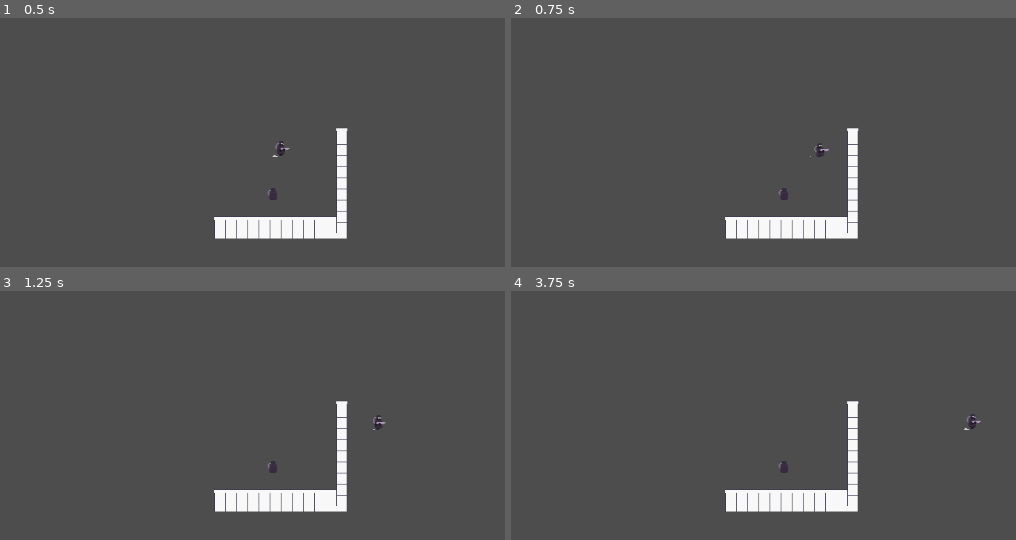
Above: before the commit, frames 1-4 (two rows, left to right).
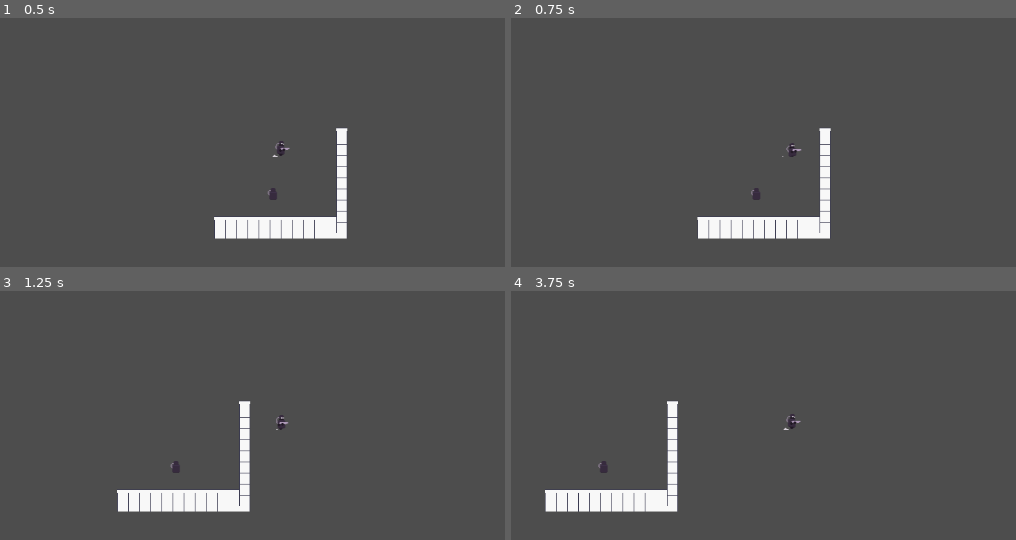
Above: after the commit, the same moments.

Repository: PieFlavr/Spring-2025-Hackathon
Game: Godot game, scene res://scenes/game.tscn
Two runs of this game, one before a commit and one after it. Both use one fixed random seed, a clock stepped at 60 frames per second and the inputs below.
Inputs:
- Up to frame 1 (0.5 s): no input
- Up to frame 2 (0.75 s): tap Enter (ui_accept) at 0.5 s; hold Right (ui_right) from 0.53 s (still down)
- Up to frame 3 (1.25 s): keep holding Right (ui_right); tap Enter (ui_accept) at 0.77 s
- Up to frame 4 (3.75 s): release Right (ui_right) at 1.28 s; hold Down (ui_down) 1.28-2.03 s; tap Enter (ui_accept) at 1.52, 3.02 s; hold Right (ui_right) 2.03-2.78 s; hold Up (ui_up) 2.78-3.53 s; hold Left (ui_left) from 3.53 s (still down)

Frame 1 is identical in both runs. In frame 2, 2.9% of the frame differs, in the area x 36-69%, y 44-89%; in frame 3, 5.2%; in frame 4, 6.4%, in the area x 6-94%, y 44-89%.

Commit message:
illya 12:21

Diff:
--- a/scenes/game.tscn
+++ b/scenes/game.tscn
@@ -153,12 +153,12 @@
 [node name="Player" parent="." instance=ExtResource("2_lnu2h")]
 position = Vector2(97, 52)
 
+[node name="Camera2D" type="Camera2D" parent="Player"]
+position = Vector2(-97, -49)
+
 [node name="NPC_Wormwood" parent="." instance=ExtResource("3_lbhrr")]
 position = Vector2(86, 114)
 script = ExtResource("4_iywne")
-
-[node name="Camera2D" type="Camera2D" parent="."]
-position = Vector2(0, 3)
 
 [node name="StaticBody2D" type="StaticBody2D" parent="."]
 position = Vector2(98, 112)
